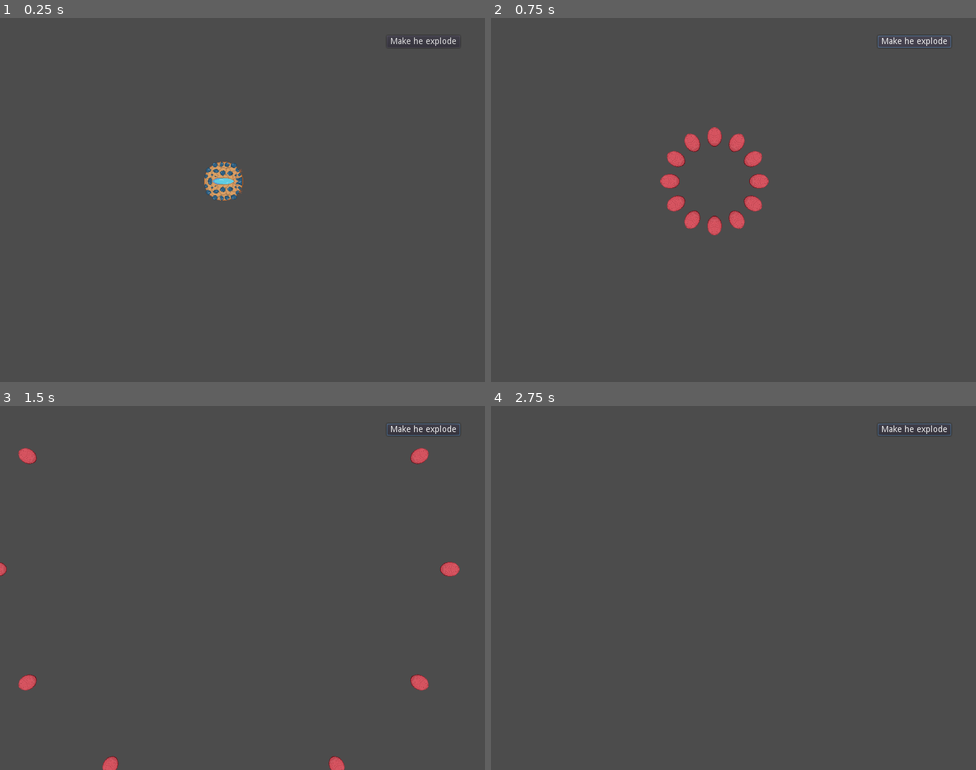
Above: before the commit, frames 1-4 (two rows, left to right).
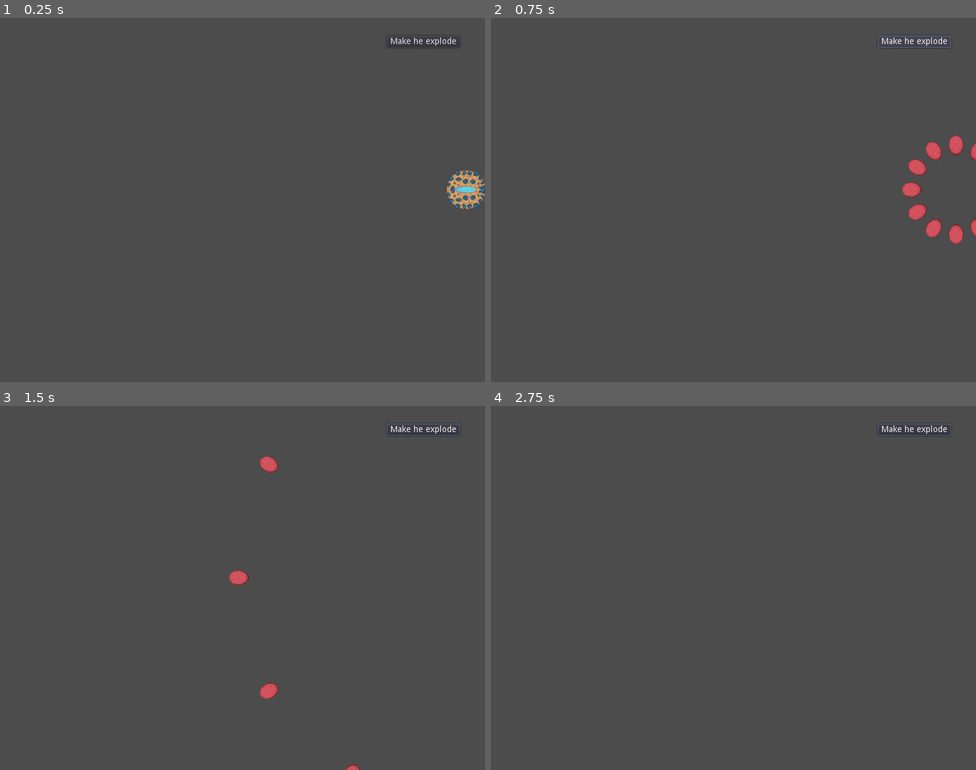
Above: after the commit, the same moments.

Repository: Yerdun/Pathogen
Game: Godot game, scene res://Assets/Scenes/Test Scenes/Enemy Tester.tscn
The game is run twice, just before and just after one commit, with the same random seed, the same clock (stepped at 60 frames per second) and the same inputs. This scene is started directly instead of the project's main scene.
Inputs (mouse positions are in pixels of both pictures, inside the frame that each line leads up to):
- Up to frame 1 (0.25 s): no input
- Up to frame 2 (0.75 s): click "Make he explode" at 0.5 s
- Up to frame 3 (1.5 s): move the mouse to (349, 569) at 1.27 s; hold Right (ui_right) from 1.28 s (still down); hold Shift (control_focus) from 1.28 s (still down)
- Up to frame 4 (2.75 s): move the mouse to (636, 606) at 2.02 s; release Right (ui_right) at 2.03 s; release Shift (control_focus) at 2.03 s; hold Down (ui_down) from 2.03 s (still down); tap B (copy) at 2.1 s

The runs differ from the first frame. In frame 1, 1.4% of the frame differs, in the area x 42-100%, y 39-53%; in frame 2, 2.5%, in the area x 34-100%, y 30-62%; in frame 3, 1.3%; in frame 4, nothing differs.

Commit message:
The bomb enemy now blows itself up without need from outside intervention

Diff:
--- a/Assets/Scenes/Enemy/Bomb Enemy/Bomb Enemy.gd
+++ b/Assets/Scenes/Enemy/Bomb Enemy/Bomb Enemy.gd
@@ -4,13 +4,16 @@
 # Declare member variables here. Examples:
 export (PackedScene) var bullet
 
+export var speed = 40
+export var direction = Vector2.LEFT
 
 # Called when the node enters the scene tree for the first time.
 
 
 # Called every frame. 'delta' is the elapsed time since the previous frame.
-#func _process(delta):
-#	pass
+func _physics_process(delta):
+	position += speed * direction * delta # move slowly left
+
 func explode(var numberOfShots): # shoots a bunch of bullets in a circle
 	for n in numberOfShots: # Do the following code for each bullet spawned
 		var newBullet = bullet.instance() # instantiate a new bullet
@@ -26,3 +29,7 @@
 		owner.add_child(newBullet)
 
 		queue_free()
+
+
+func _on_Explosion_Timer_timeout():
+	explode(12)
--- a/Assets/Scenes/Enemy/Bomb Enemy/Bomb Enemy.tscn
+++ b/Assets/Scenes/Enemy/Bomb Enemy/Bomb Enemy.tscn
@@ -12,3 +12,10 @@
 
 [node name="Sprite" parent="." index="1"]
 rotation = -1.5708
+
+[node name="Explosion Timer" type="Timer" parent="." index="2"]
+wait_time = 5.0
+one_shot = true
+autostart = true
+
+[connection signal="timeout" from="Explosion Timer" to="." method="_on_Explosion_Timer_timeout"]
--- a/Assets/Scenes/Test Scenes/Enemy Tester.tscn
+++ b/Assets/Scenes/Test Scenes/Enemy Tester.tscn
@@ -7,7 +7,7 @@
 script = ExtResource( 2 )
 
 [node name="Bomb Enemy" parent="." instance=ExtResource( 1 )]
-position = Vector2( 368.693, 269.104 )
+position = Vector2( 770.23, 282.877 )
 
 [node name="Button" type="Button" parent="."]
 margin_left = 637.797
